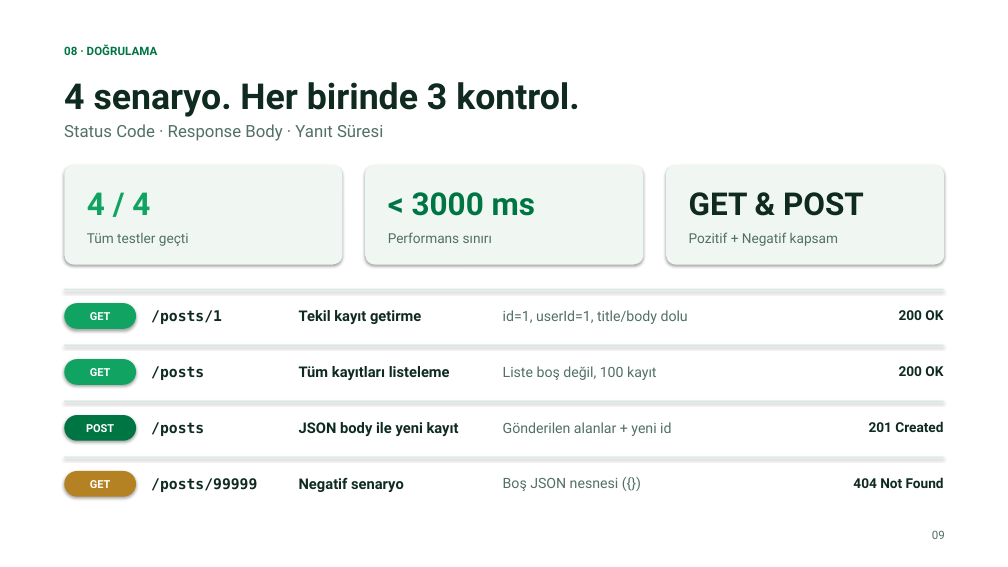
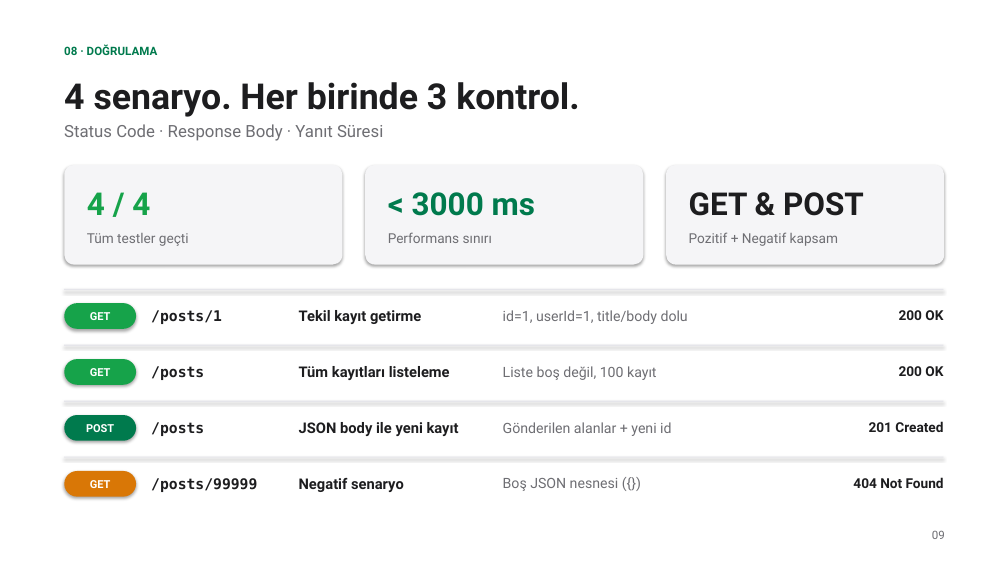
Before and after one commit to mustafagmn/24118007_MustafaGuman_YazilimGelistirme_rest-assured-api-regression-test, a slide deck: slide 9 of sunum/Yapay_Zeka_Destekli_Yazilim_Test_Muhendisligi_Mustafa_Guman.pptx. Drawn at 1008x567 pixels with LibreOffice and Linux fonts; fonts in the diff are those of the drawing. Boxes give left, top, right and bottom in pixels: in the first picture for what was removed or moved away, otherwise in the second. Text is boxed around its words. In the diff, an @@ line names an element or a change of style, - is before the commit and + after.

Commit message:
Refine presentation colors: neutral Apple dark/light surfaces with subtle green accent

```diff
--- a/sunum/Yapay_Zeka_Destekli_Yazilim_Test_Muhendisligi_Mustafa_Guman.pptx
+++ b/sunum/Yapay_Zeka_Destekli_Yazilim_Test_Muhendisligi_Mustafa_Guman.pptx
@@ text "4 senaryo. Her birinde 3 ..." at (64,82,580,117): text colour #0F2A1F to #1D1D1F @@
@@ text "4 / 4" at (87,192,150,215): text colour #10A362 to #16A34A @@
@@ fill #F0F7F3 to #F5F5F7 in 3 elements at (64,165,343,265), (365,165,644,265), (666,165,944,265) @@
@@ rounded rectangle "GET" at (64,303,136,329): fill #10A362 to #16A34A @@
@@ rounded rectangle "GET" at (64,359,136,385): fill #10A362 to #16A34A @@
@@ fill #D6E8DF to #E5E5EA in 3 elements at (64,289,944,290), (64,345,944,346), (64,401,944,402) @@
@@ rounded rectangle "GET" at (64,471,136,497): fill #B48223 to #D97706 @@
@@ text colour #527063 to #6E6E73 in 9 elements at (64,124,383,141), (932,530,945,539), (87,233,189,246), (388,232,492,243), (689,232,838,246), (503,310,688,324), (503,366,656,380), (503,422,671,436), (503,478,619,491) @@
```
Also in this commit, not shown: 10 other slides changed.
